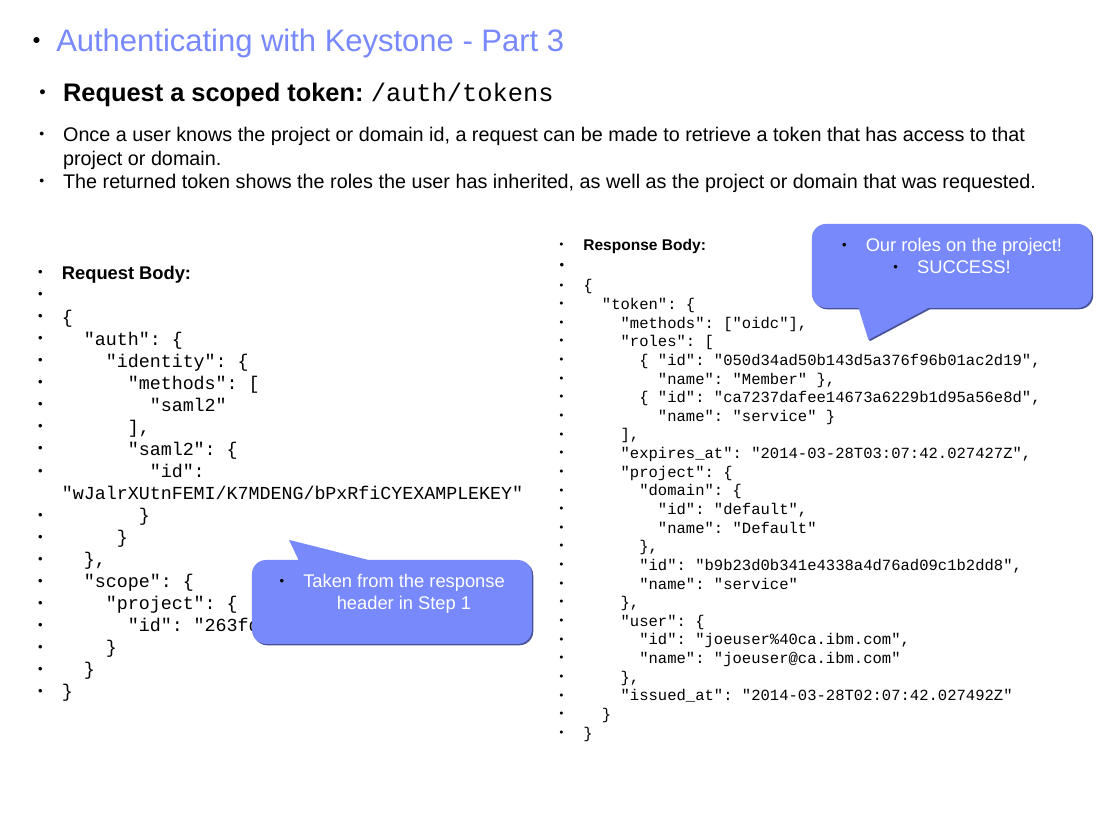
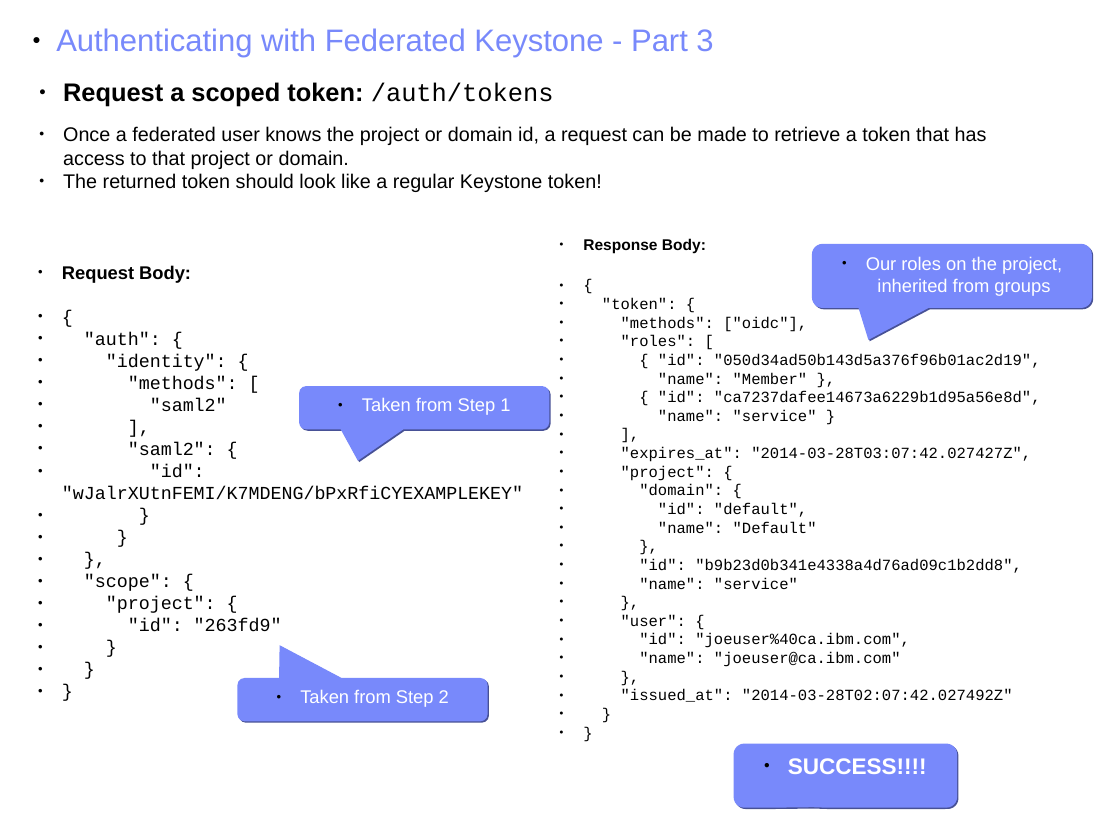
Before and after one commit to joesavak/OpenStackFederation, a slide deck: slide 24 of os-federation.odp. Drawn at 1120x840 pixels with LibreOffice and Linux fonts; fonts in the diff are those of the drawing. Boxes give left, top, right and bottom in pixels: in the first picture for what was removed or moved away, otherwise in the second. Text is boxed around its words. In the diff, an @@ line names an element or a change of style, - is before the commit and + after.

```diff
--- a/os-federation.odp
+++ b/os-federation.odp
@@ text at [56, 28, 713, 58]: text changed @@
-● Authenticating with Keystone - Part 3
+● Authenticating with Federated Keystone - Part 3
@@ text at [63, 126, 987, 192]: text changed @@
-● Once a user knows the project or domain id, a request can be made to retrieve a token that has access to that project or domain.
-● The returned token shows the roles the user has inherited, as well as the project or domain that was requested.
+● Once a federated user knows the project or domain id, a request can be made to retrieve a token that has access to that project or domain.
+● The returned token should look like a regular Keystone token!
@@ text "Request Body:" rewrapped from [62, 265, 523, 638] to [62, 265, 523, 632] @@
@@ rounded speech box "Our roles on the project, ...": place and size @@
-rounded speech box "Our roles on the project, ..." at [812, 224, 1093, 308]
+rounded speech box "Our roles on the project, ..." at [812, 244, 1093, 308]
@@ rounded speech box "Our roles on the project, ..." at [812, 244, 1093, 308]: proportions changed @@
@@ text in rounded speech box at [866, 256, 1062, 296]: text changed @@
-● Our roles on the project!
-● SUCCESS!
+● Our roles on the project, inherited from groups
@@ rounded speech box "Taken from Step 1" at [299, 386, 549, 430]: proportions changed @@
@@ rounded speech box "Taken from Step 1": place and size @@
-rounded speech box "Taken from Step 1" at [252, 560, 533, 644]
+rounded speech box "Taken from Step 1" at [299, 386, 549, 430]
@@ text in rounded speech box at [362, 397, 510, 415]: text changed @@
-● Taken from the response header in Step 1
+● Taken from Step 1
@@ rounded speech box added at [238, 678, 488, 722], fill #7889FB, 13 pt, text #FFFFFF @@
+● Taken from Step 2
@@ rounded speech box added at [734, 744, 957, 808], fill #7889FB, 16 pt, text #FFFFFF, bold @@
+● SUCCESS!!!!
```
Also in this commit, not shown: 8 other slides changed.
